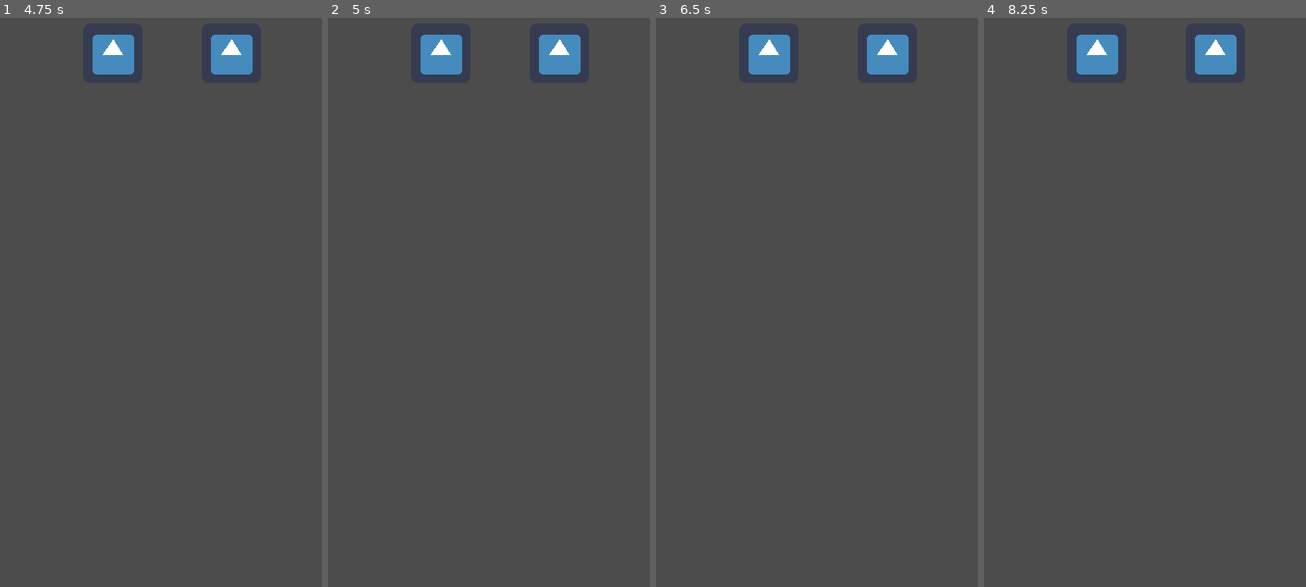
Above: before the commit, frames 1-4 (left to right).
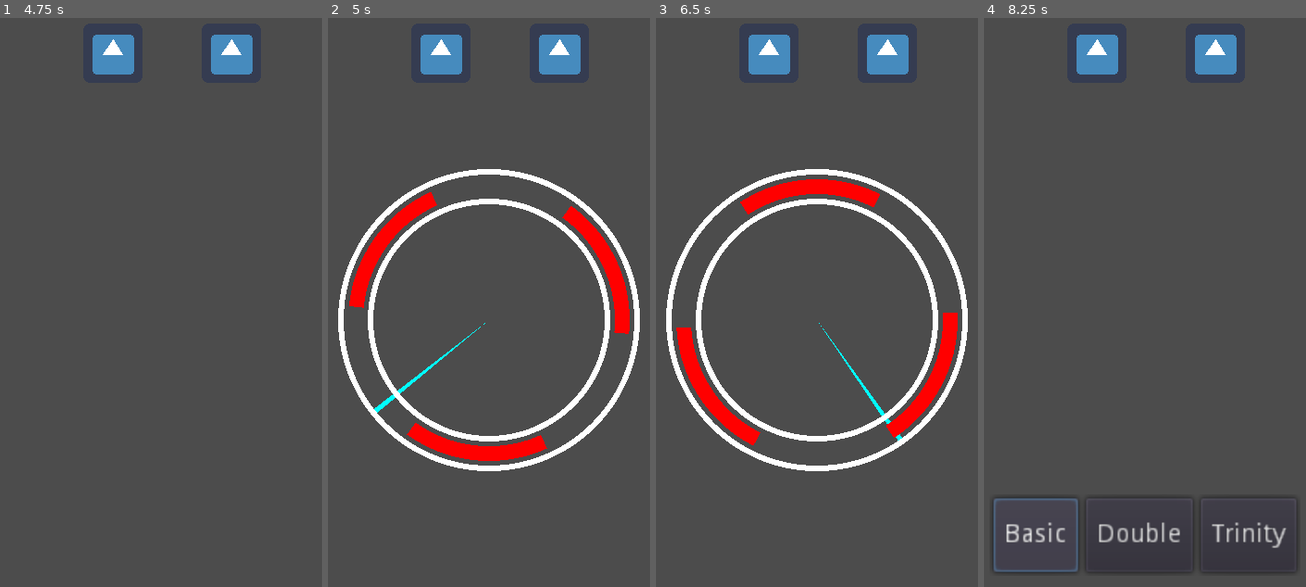
Above: after the commit, the same moments.

Repository: mharitsnf/SoulWheel
Game: Godot game, scene res://Scenes/Main/Root.tscn
Two runs of this game, one before a commit and one after it. Both use one fixed random seed, a clock stepped at 60 frames per second and the inputs below. The engine's default icon, where the game draws it, is replaced by a stand-in: a white triangle on a blue panel in a dark square.
Inputs (mouse positions are in pixels of both pictures, inside the frame that each line leads up to):
- Up to frame 1 (4.75 s): click "Basic" at 0.5 s; tap Enter (ui_accept) at 1.25, 1.52, 2, 2.27, 2.75, 3.77, 4.25, 4.52 s
- Up to frame 2 (5 s): no input
- Up to frame 3 (6.5 s): tap Enter (ui_accept) at 5.27, 5.75 s
- Up to frame 4 (8.25 s): tap Enter (ui_accept) at 6.77, 7.25, 7.52 s; click (1035, 552) at 8 s, where only the run after the commit has a clickable "Basic"

Frame 1 is identical in both runs. In frame 2, 8.7% of the frame differs, in the area x 3-97%, y 26-80%; in frame 3, 8.6%; in frame 4, 1.7%.

Commit message:
Enemy attack. To-do: player take damage

Diff:
--- /dev/null
+++ b/Resources/Damage Area/60-150.tres
@@ -0,0 +1,9 @@
+[gd_resource type="Resource" load_steps=2 format=2]
+
+[ext_resource path="res://Resources/Damage Area/damage_area.gd" type="Script" id=1]
+
+[resource]
+script = ExtResource( 1 )
+move_speed = 150
+thickness = 60
+rot_angle = 0
--- /dev/null
+++ b/Resources/Damage Area/damage_area.gd
@@ -0,0 +1,7 @@
+extends Resource
+class_name DamageArea
+
+
+export(int) var move_speed
+export(int) var thickness
+export(int) var rot_angle
--- a/Resources/Enemies/Enemy1.tres
+++ b/Resources/Enemies/Enemy1.tres
@@ -1,11 +1,31 @@
-[gd_resource type="Resource" load_steps=4 format=2]
+[gd_resource type="Resource" load_steps=8 format=2]
 
 [ext_resource path="res://Resources/Enemies/enemy_data_model.gd" type="Script" id=1]
 [ext_resource path="res://Resources/Soul Areas/20.tres" type="Resource" id=2]
 [ext_resource path="res://Resources/Soul Areas/60.tres" type="Resource" id=3]
+[ext_resource path="res://Resources/Damage Area/damage_area.gd" type="Script" id=4]
+
+[sub_resource type="Resource" id=1]
+script = ExtResource( 4 )
+move_speed = 150
+thickness = 60
+rot_angle = 0
+
+[sub_resource type="Resource" id=2]
+script = ExtResource( 4 )
+move_speed = 150
+thickness = 60
+rot_angle = 120
+
+[sub_resource type="Resource" id=3]
+script = ExtResource( 4 )
+move_speed = 150
+thickness = 60
+rot_angle = 240
 
 [resource]
 script = ExtResource( 1 )
 enemy_type = 1
 max_health = 30
 soul_areas = [ ExtResource( 3 ), ExtResource( 2 ) ]
+damage_areas = [ SubResource( 1 ), SubResource( 2 ), SubResource( 3 ) ]
--- a/Resources/Enemies/enemy_data_model.gd
+++ b/Resources/Enemies/enemy_data_model.gd
@@ -4,5 +4,4 @@
 export var enemy_type : int
 export var max_health : int
 export var soul_areas : Array
-
-onready var current_health = max_health
+export(Array) var damage_areas
--- a/Resources/Player/Player.tres
+++ b/Resources/Player/Player.tres
@@ -1,7 +1,9 @@
-[gd_resource type="Resource" load_steps=2 format=2]
+[gd_resource type="Resource" load_steps=3 format=2]
 
 [ext_resource path="res://Resources/Player/player_data_model.gd" type="Script" id=1]
+[ext_resource path="res://Resources/Player/PlayerSoulArrow.tres" type="Resource" id=2]
 
 [resource]
 script = ExtResource( 1 )
 max_health = 100
+player_soul_arrows = [ [ ExtResource( 2 ) ] ]
--- /dev/null
+++ b/Resources/Player/PlayerSoulArrow.tres
@@ -0,0 +1,9 @@
+[gd_resource type="Resource" load_steps=2 format=2]
+
+[ext_resource path="res://Resources/Player/player_soul_arrow.gd" type="Script" id=1]
+
+[resource]
+script = ExtResource( 1 )
+move_speed = 150
+rot_angle = 0
+thickness = 6
--- a/Resources/Player/player_data_model.gd
+++ b/Resources/Player/player_data_model.gd
@@ -3,5 +3,6 @@
 
 
 export var max_health : int
+export(Array) var player_soul_arrows
 
 onready var current_health = max_health
--- /dev/null
+++ b/Resources/Player/player_soul_arrow.gd
@@ -0,0 +1,7 @@
+extends Resource
+class_name PlayerSoulArrow
+
+
+export(int) var move_speed
+export(int) var rot_angle
+export(int) var thickness
--- /dev/null
+++ b/Scenes/Components/Character/Character.tscn
@@ -0,0 +1,8 @@
+[gd_scene load_steps=3 format=2]
+
+[ext_resource path="res://Scenes/Components/Wheel/Wheel.tscn" type="PackedScene" id=1]
+[ext_resource path="res://Scenes/Components/Character/character.gd" type="Script" id=2]
+
+[node name="Character" type="Node2D"]
+script = ExtResource( 2 )
+wheel = ExtResource( 1 )
--- a/Scenes/Components/Character/character.gd
+++ b/Scenes/Components/Character/character.gd
@@ -2,5 +2,24 @@
 class_name Character
 
 
+export(PackedScene) var wheel : PackedScene
+var wheel_ins : Node2D = null
+
+
+func _summon_wheel(phase):
+	wheel_ins = wheel.instance()
+	Globals.root.add_child(wheel_ins)
+	yield(wheel_ins.initialize(phase), "completed")
+
+
+func _destroy_wheel():
+	yield(wheel_ins.destroy(), "completed")
+	wheel_ins = null
+
+
+func _end_turn():
+	pass
+
+
 func play_turn():
 	pass
--- a/Scenes/Components/Enemy/Enemy.tscn
+++ b/Scenes/Components/Enemy/Enemy.tscn
@@ -1,10 +1,14 @@
-[gd_scene load_steps=3 format=2]
+[gd_scene load_steps=5 format=2]
 
 [ext_resource path="res://Scenes/Components/Enemy/enemy.gd" type="Script" id=1]
 [ext_resource path="res://icon.png" type="Texture" id=2]
+[ext_resource path="res://Resources/Enemies/Enemy1.tres" type="Resource" id=3]
+[ext_resource path="res://Scenes/Components/Wheel/Wheel.tscn" type="PackedScene" id=4]
 
 [node name="Enemy" type="Node2D"]
 script = ExtResource( 1 )
+wheel = ExtResource( 4 )
+enemy_data_model = ExtResource( 3 )
 
 [node name="Sprite" type="Sprite" parent="."]
 scale = Vector2( 0.5, 0.5 )
--- a/Scenes/Components/Enemy/enemy.gd
+++ b/Scenes/Components/Enemy/enemy.gd
@@ -16,7 +16,19 @@
 
 func play_turn():
 	print("enemy playing")
-	yield(self, "input_signal")
+
+	var current_enemy = Globals.enemy_loader(self)
+
+	for arrow_phase in Globals.player.player_data_model.player_soul_arrows:
+		yield(_summon_wheel("enemy_attack"), "completed")
+		yield(wheel_ins.set_enemy(current_enemy), "completed")
+		yield(wheel_ins.set_arrows(arrow_phase), "completed")
+		yield(wheel_ins.draw_areas(), "completed")
+		yield(wheel_ins.draw_arrows(), "completed")
+		yield(wheel_ins.action(), "completed")
+		yield(_destroy_wheel(), "completed")
+
+		yield(get_tree().create_timer(1), "timeout")
 
 
 func get_soul_area_data():
--- a/Scenes/Components/Player/player.gd
+++ b/Scenes/Components/Player/player.gd
@@ -3,14 +3,12 @@
 
 
 export var player_data_model : Resource
-export(PackedScene) var wheel : PackedScene
 export(PackedScene) var skill_hud : PackedScene
 
 var rng = RandomNumberGenerator.new()
 var chosen_skill : AttackSkill = null
 
 var skill_hud_ins : Control = null
-var wheel_ins : Node2D = null
 
 onready var root : Node = get_parent().get_parent()
 onready var turn_manager : Node2D = get_parent()
@@ -124,17 +122,6 @@
 	Globals.skill_deck.append(Globals.attack_loader(path))
 
 
-func _summon_wheel(phase):
-	wheel_ins = wheel.instance()
-	Globals.root.add_child(wheel_ins)
-	yield(wheel_ins.initialize(phase), "completed")
-
-
-func _destroy_wheel():
-	yield(wheel_ins.destroy(), "completed")
-	wheel_ins = null
-
-
 func _summon_skill_hud():
 	skill_hud_ins = skill_hud.instance()
 	Globals.root.add_child(skill_hud_ins)
--- a/Scenes/Components/Wheel/Wheel.tscn
+++ b/Scenes/Components/Wheel/Wheel.tscn
@@ -9,6 +9,8 @@
 
 [node name="Areas" type="Node2D" parent="."]
 
+[node name="DamageAreas" type="Node2D" parent="."]
+
 [node name="SavedAreas" type="Node2D" parent="."]
 
 [node name="OuterLine" type="Line2D" parent="."]
--- a/Scenes/Components/Wheel/wheel.gd
+++ b/Scenes/Components/Wheel/wheel.gd
@@ -34,6 +34,16 @@
 				arrows[i].rot_angle = fmod(arrows[i].rot_angle, 360)
 				$Arrows.get_child(i).rotation_degrees = arrows[i].rot_angle
 
+		else:
+			for i in range(enemy.dm.damage_areas.size()):
+				enemy.dm.damage_areas[i].rot_angle += delta * enemy.dm.damage_areas[i].move_speed
+				enemy.dm.damage_areas[i].rot_angle = fmod(enemy.dm.damage_areas[i].rot_angle, 360)
+				$DamageAreas.get_child(i).rotation_degrees = enemy.dm.damage_areas[i].rot_angle
+
+			for i in range(arrows.size()):
+				arrows[i].rot_angle += -delta * arrows[i].move_speed
+				arrows[i].rot_angle = fmod(arrows[i].rot_angle, 360)
+				$Arrows.get_child(i).rotation_degrees = arrows[i].rot_angle
 
 		time_elapsed += delta
 
@@ -54,7 +64,9 @@
 	_e = connect("start_running", self, "_on_start_running")
 
 	_draw_outline()
-	_draw_saved_area()
+
+	if phase != "enemy_attack":
+		_draw_saved_area()
 
 
 func destroy():
@@ -65,17 +77,31 @@
 func set_enemy(_enemy):
 	yield(get_tree(), "idle_frame")
 
-	var processed_souls = []
-
-	for soul in _enemy.dm.soul_areas:
-		var tmp_soul = soul.duplicate()
-		tmp_soul.thickness = _thickness_preprocess(tmp_soul.thickness)
-		tmp_soul.move_speed += rng.randf_range(-20, 20)
-		tmp_soul.rot_angle += rng.randf_range(-180, 180)
-		if tmp_soul.rot_angle < 0: tmp_soul.rot_angle += 360
-		processed_souls.append(tmp_soul)
-
-	_enemy.dm.soul_areas = processed_souls
+	if phase == "lock":
+		var processed_souls = []
+
+		for soul in _enemy.dm.soul_areas:
+			var tmp_soul = soul.duplicate()
+			tmp_soul.thickness = _thickness_preprocess(tmp_soul.thickness)
+			tmp_soul.move_speed += rng.randf_range(-20, 20)
+			tmp_soul.rot_angle += rng.randf_range(-180, 180)
+			if tmp_soul.rot_angle < 0: tmp_soul.rot_angle += 360
+			processed_souls.append(tmp_soul)
+
+		_enemy.dm.soul_areas = processed_souls
+
+	else:
+		var processed_damage_areas = []
+
+		var angle_variation = rng.randf_range(-180, 180)
+
+		for damage in _enemy.dm.damage_areas:
+			var tmp_damage = damage.duplicate()
+			tmp_damage.thickness = _thickness_preprocess(tmp_damage.thickness)
+			tmp_damage.rot_angle += angle_variation
+			processed_damage_areas.append(tmp_damage)
+
+		_enemy.dm.damage_areas = processed_damage_areas
 
 	enemy = _enemy
 
@@ -83,29 +109,54 @@
 func set_arrows(_arrows):
 	yield(get_tree(), "idle_frame")
 
-	var processed_arrows = []
-
-	var rot_angle_variation = rng.randf_range(-180, 180)
-	var move_speed_variation = rng.randf_range(-20, 20)
-
-	for arrow in _arrows:
-		var tmp_arrow = arrow.duplicate()
-		tmp_arrow.thickness = _thickness_preprocess(tmp_arrow.thickness)
-		tmp_arrow.rot_angle += rot_angle_variation
-		tmp_arrow.move_speed += move_speed_variation
-		processed_arrows.append(tmp_arrow)
-
-	_arrows = processed_arrows
+	if phase == "strike":
+		print(_arrows)
+		var processed_arrows = []
+
+		var rot_angle_variation = rng.randf_range(-180, 180)
+		var move_speed_variation = rng.randf_range(-20, 20)
+
+		for arrow in _arrows:
+			var tmp_arrow = arrow.duplicate()
+			tmp_arrow.thickness = _thickness_preprocess(tmp_arrow.thickness)
+			tmp_arrow.rot_angle += rot_angle_variation
+			tmp_arrow.move_speed += move_speed_variation
+			processed_arrows.append(tmp_arrow)
+
+		_arrows = processed_arrows
+
+	else:
+		var processed_arrows = []
+
+		var rot_angle_variation = rng.randf_range(-180, 180)
+		var move_speed_variation = rng.randf_range(-20, 20)
+
+		for arrow in _arrows:
+			var tmp_arrow = arrow.duplicate()
+			tmp_arrow.thickness = _thickness_preprocess(tmp_arrow.thickness)
+			tmp_arrow.rot_angle += rot_angle_variation
+			tmp_arrow.move_speed += move_speed_variation
+			processed_arrows.append(tmp_arrow)
+
+		_arrows = processed_arrows
+
 	arrows = _arrows
 
 
 func draw_areas():
 	yield(get_tree(), "idle_frame")
 
-	for soul in enemy.dm.soul_areas:
-		var new_area = _create_area(soul.rot_angle)
-		$Areas.add_child(new_area)
-		_draw_area(new_area, 72, soul.thickness)
+	if phase == "lock":
+		for soul in enemy.dm.soul_areas:
+			var new_area = _create_area(soul.rot_angle)
+			$Areas.add_child(new_area)
+			_draw_area(new_area, 72, soul.thickness)
+
+	else:
+		for damage in enemy.dm.damage_areas:
+			var new_damage_area = _create_area(damage.rot_angle)
+			$DamageAreas.add_child(new_damage_area)
+			_draw_area(new_damage_area, 72, damage.thickness)
 
 
 func draw_arrows():
@@ -163,6 +214,10 @@
 	var area : Line2D = Line2D.new()
 	area.width = 8
 	area.rotation_degrees = rot_angle
+
+	if phase == "enemy_attack":
+		area.default_color = Color(1, 0, 0, 1)
+
 	return area
 
 
--- a/project.godot
+++ b/project.godot
@@ -24,6 +24,11 @@
 "language": "GDScript",
 "path": "res://Scenes/Components/Character/character.gd"
 }, {
+"base": "Resource",
+"class": "DamageArea",
+"language": "GDScript",
+"path": "res://Resources/Damage Area/damage_area.gd"
+}, {
 "base": "Character",
 "class": "Enemy",
 "language": "GDScript",
@@ -45,6 +50,11 @@
 "path": "res://Resources/Player/player_data_model.gd"
 }, {
 "base": "Resource",
+"class": "PlayerSoulArrow",
+"language": "GDScript",
+"path": "res://Resources/Player/player_soul_arrow.gd"
+}, {
+"base": "Resource",
 "class": "SoulArea",
 "language": "GDScript",
 "path": "res://Resources/Soul Areas/soul_area.gd"
@@ -58,10 +68,12 @@
 "ArrowTemplate": "",
 "AttackSkill": "",
 "Character": "",
+"DamageArea": "",
 "Enemy": "",
 "EnemyDataModel": "",
 "Player": "",
 "PlayerDataModel": "",
+"PlayerSoulArrow": "",
 "SoulArea": "",
 "TurnManager": ""
 }
Not shown: 1 places in Scenes/Components/Player/Player.tscn that only renumber resources
